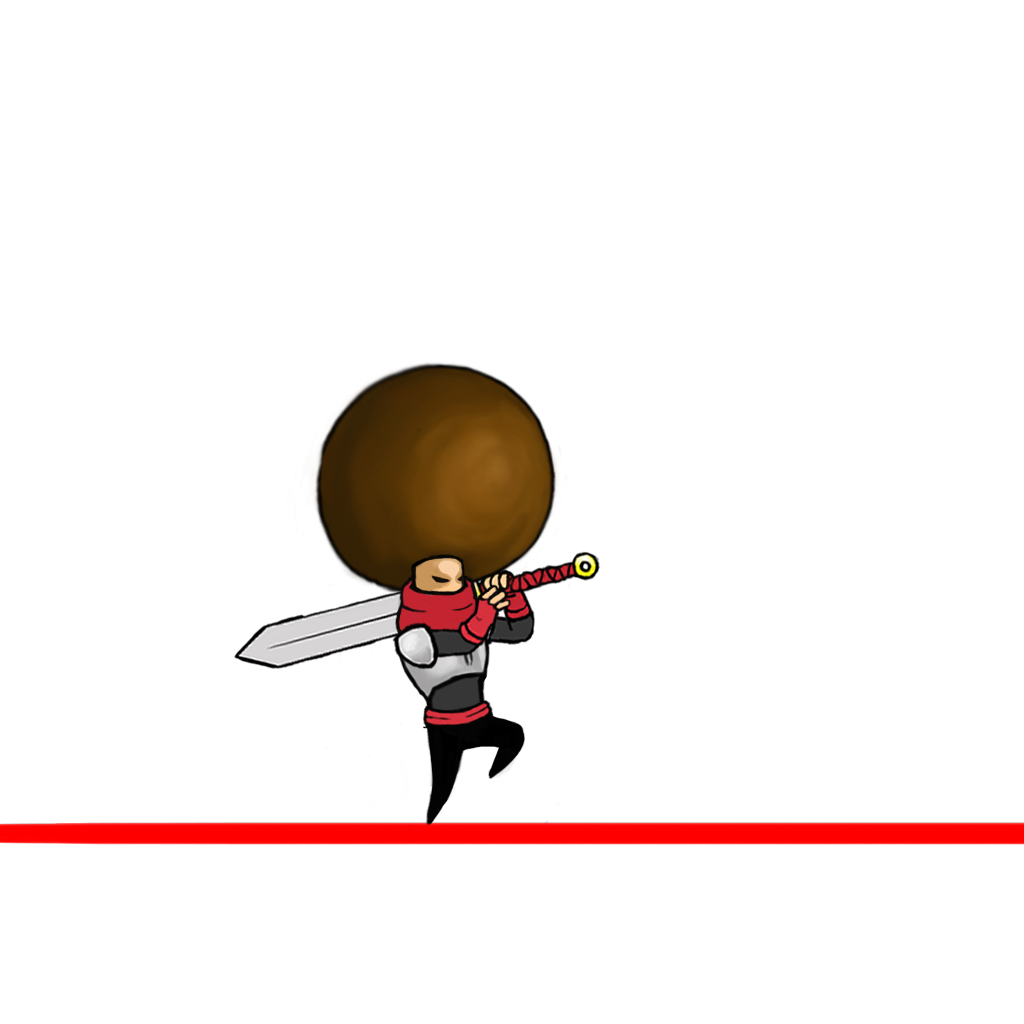
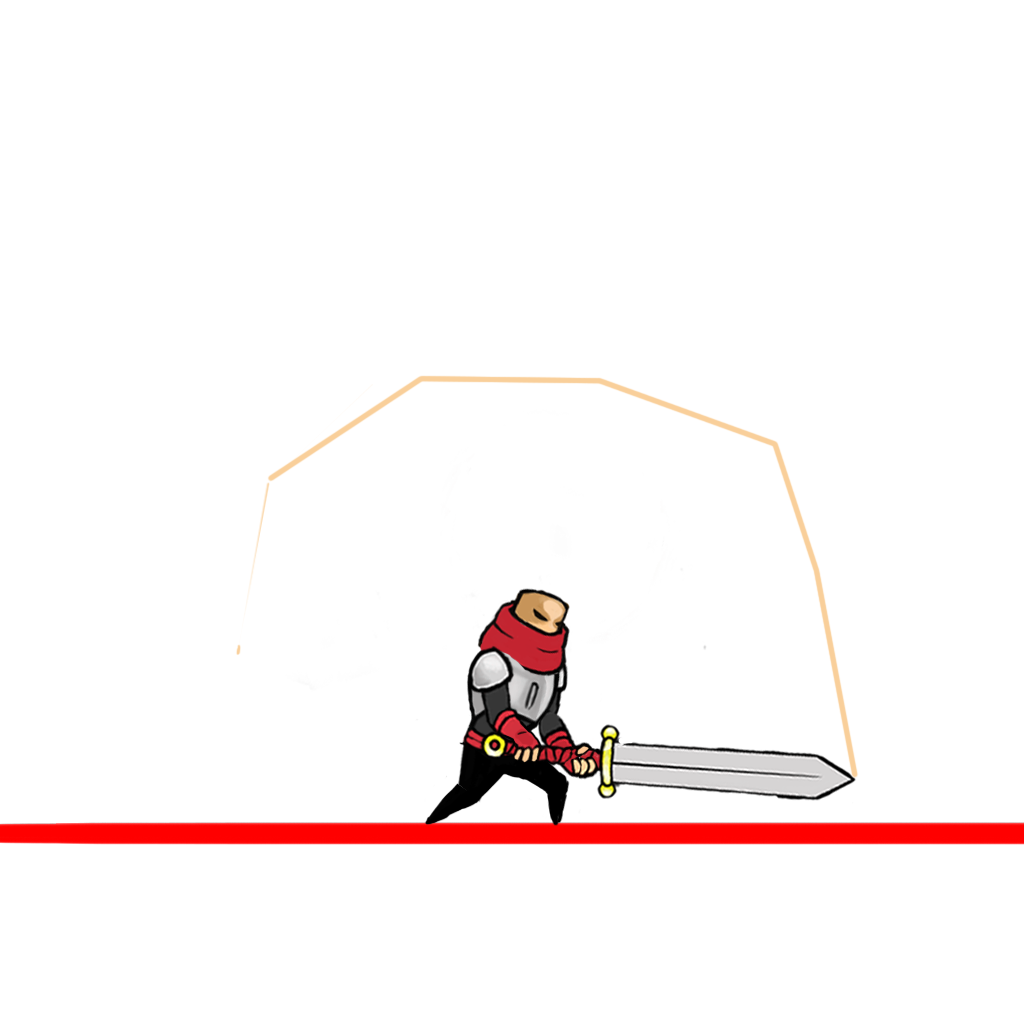
Comparing the layer stacks of the two w=1024, h=1024 images. Changes:
added layer "Layer 3" above "FRAME04" over [235, 375, 859, 779]
added group "FRAME04" with 13 layers above "FRAME03" over [285, 409, 857, 827]
moved "BrazoDerecho" (1st of 5, in "FRAME04") into group "FRAME04" over [261, 505, 707, 811]
added layer "Layer 1 copy" in group "BrazoDerecho" over [488, 706, 543, 769]
added layer "Layer 2" in group "BrazoDerecho" over [498, 716, 542, 750]
painted on "Brazo" (1st of 10, in "FRAME04" › "BrazoDerecho") over [261, 505, 707, 811]
moved "Espada" (1st of 5, in "FRAME04") into group "FRAME04" over [316, 544, 857, 804]
painted on "Capa 6" (1st of 5, in "FRAME04" › "Espada") over [316, 544, 857, 804]
moved "Cuerpo" (1st of 5, in "FRAME04") into group "FRAME04" over [363, 373, 681, 827]
painted on "Cara" (1st of 5, in "FRAME04" › "Cuerpo") over [367, 377, 676, 677]
painted on "Piernas" (1st of 5, in "FRAME04" › "Cuerpo") over [415, 704, 599, 827]
painted on "Torso" (1st of 5, in "FRAME04" › "Cuerpo") over [363, 385, 681, 756]
moved "BrazoIzquierdo" (1st of 5, in "FRAME04") into group "FRAME04" over [316, 544, 690, 786]
moved "Mano" (1st of 7, in "FRAME04" › "BrazoIzquierdo") into group "BrazoIzquierdo", painted on it over [415, 666, 605, 786]
painted on "Brazo" (2nd of 10, in "FRAME04" › "BrazoIzquierdo") over [526, 612, 595, 725]
renamed "FRAME03 copy" to "FRAME03", hid the group it (12 layers) over [234, 362, 601, 839]
removed layer "Pelo" (1st of 5, in "FRAME03 copy" › "Cuerpo") from group "Cuerpo" over [299, 362, 569, 597]
